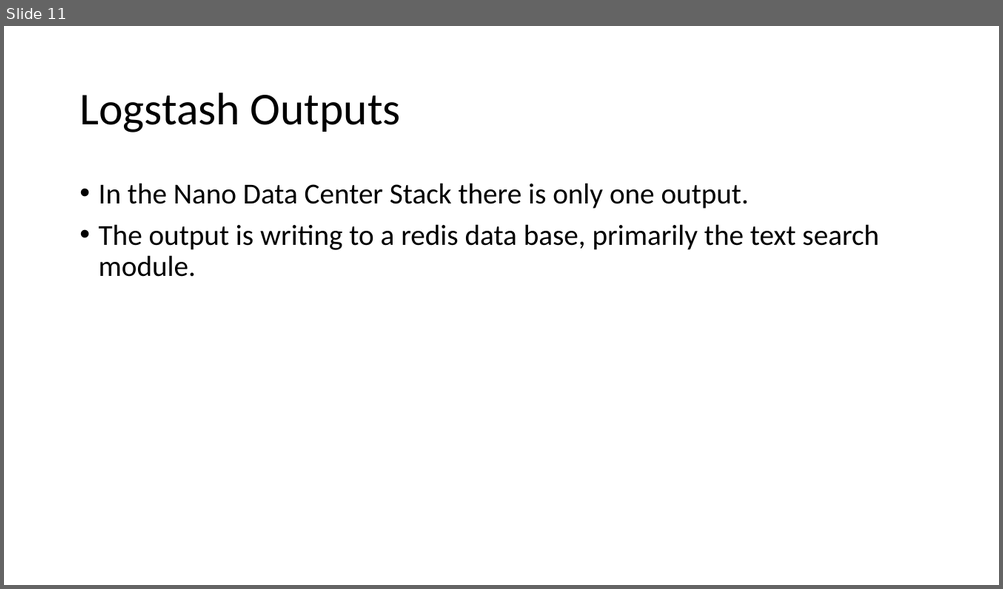
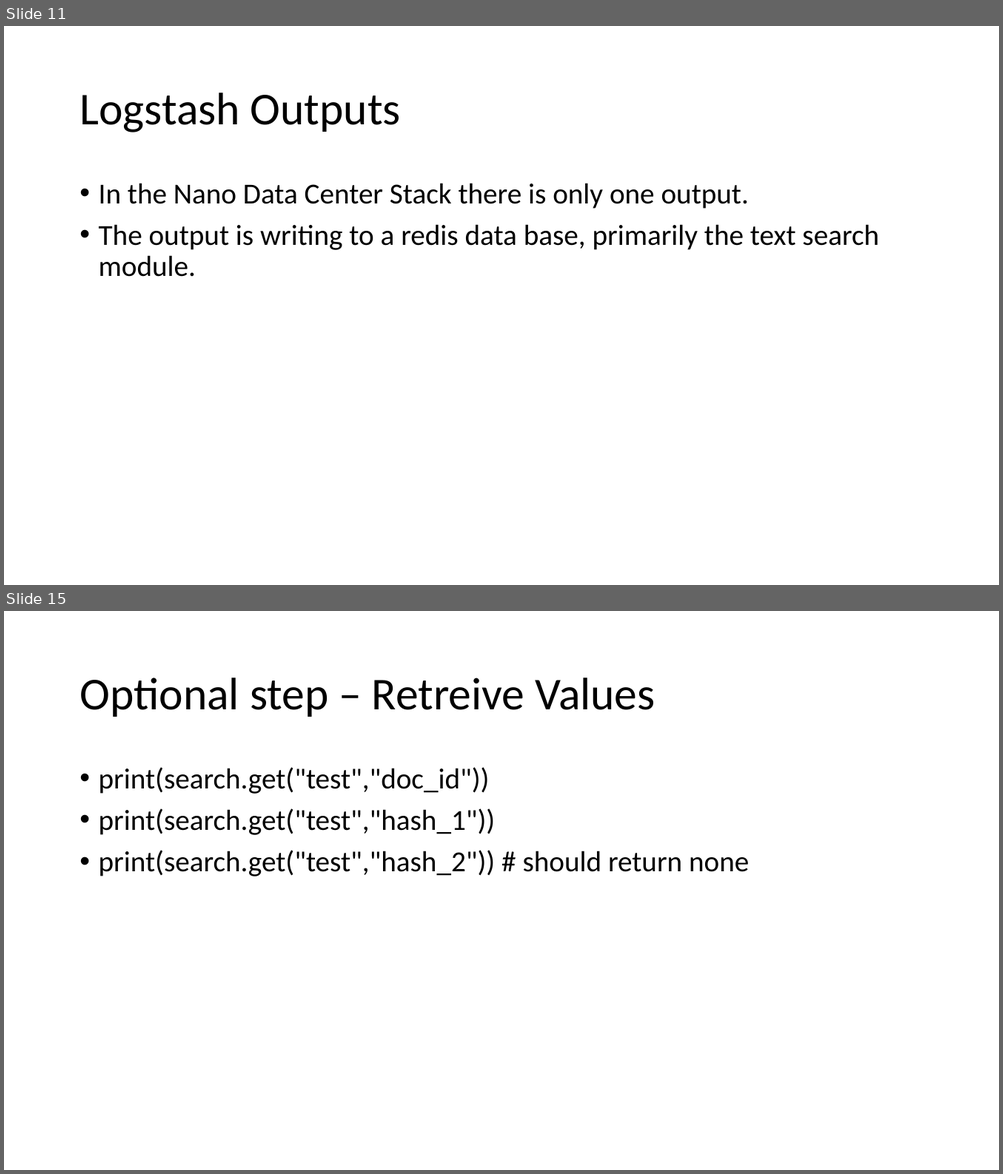
Before and after one commit to NanoDataCenter/nano_data_center, a slide deck: presentations/session_3/Redis as Elastic Search.pptx. Shown one above the other, each under a label of ours: slide 11 before the commit, slides 11 and 15 after it; the slides between them are not shown. The pictures are 1003x589 and 1003x1174 pixels, drawn with LibreOffice and Linux fonts; fonts in the diff are those of the drawing. Boxes give left, top, right and bottom in pixels: in the first picture for what was removed or moved away, otherwise in the second. Text is boxed around its words. In the diff, an @@ line names an element or a change of style, - is before the commit and + after.

```diff
--- a/presentations/session_3/Redis as Elastic Search.pptx
+++ b/presentations/session_3/Redis as Elastic Search.pptx
@@ slide 15 added at (4,611,999,1170), background #FFFFFF @@
@@ title added at (79,678,655,717), 44 pt, text #000000 @@
+Optional step – Retreive Values
@@ text added at (99,767,748,877), 28 pt, text #000000 @@
+• print(search.get("test","doc_id"))
+• print(search.get("test","hash_1"))
+• print(search.get("test","hash_2")) # should return none
```
Also in this commit, not shown: 2 slides changed, 4 other slides added, 2 other files.
